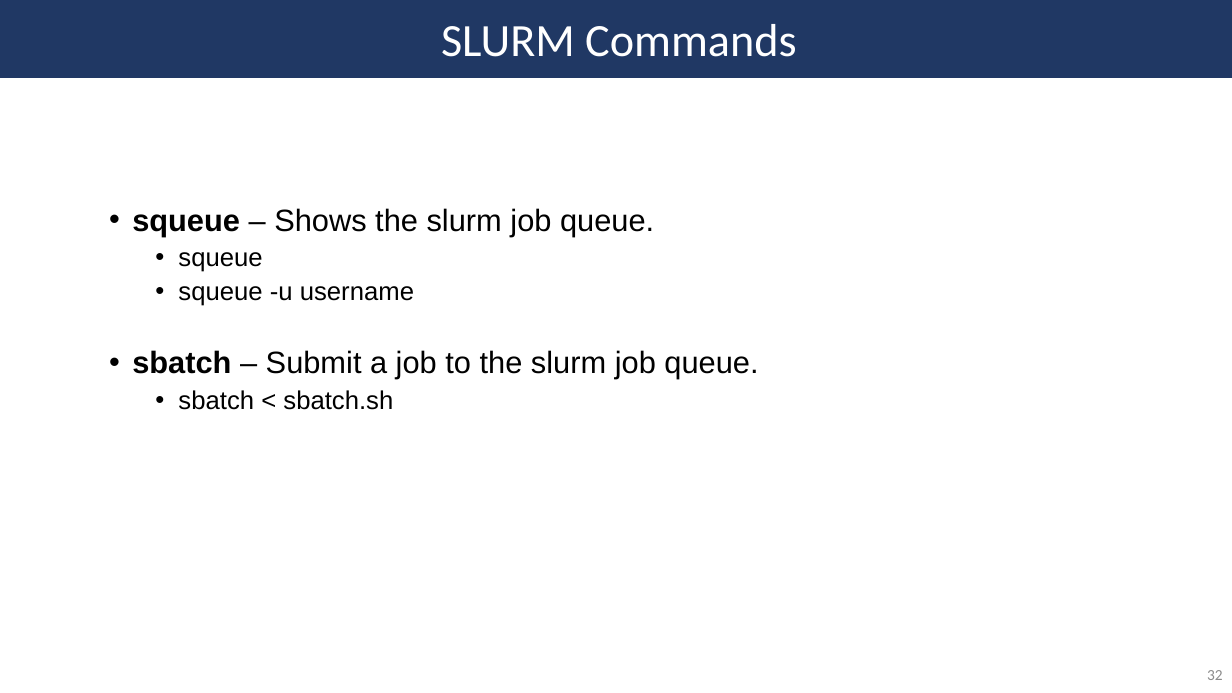
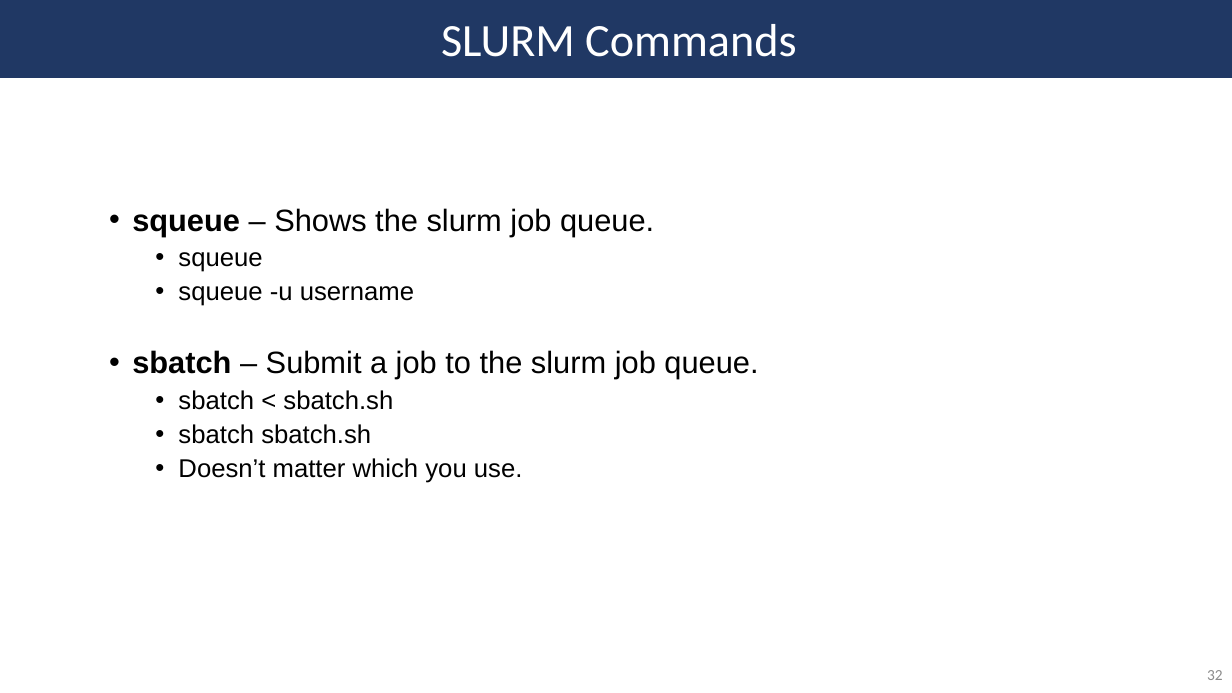
Before and after one commit to SycuroLab/arc_best_practices, a slide deck: slide 32 of arc_best_practices_presentation.pptx. Drawn at 1232x693 pixels with LibreOffice and Linux fonts; fonts in the diff are those of the drawing. Boxes give left, top, right and bottom in pixels: in the first picture for what was removed or moved away, otherwise in the second. Text is boxed around its words. In the diff, an @@ line names an element or a change of style, - is before the commit and + after.

```diff
--- a/arc_best_practices_presentation.pptx
+++ b/arc_best_practices_presentation.pptx
@@ text at (x1=178, y1=424, x2=523, y2=483): paragraphs added @@
+  • sbatch sbatch.sh
+  • Doesn’t matter which you use.
```
Also in this commit, not shown: 14 other slides changed.
